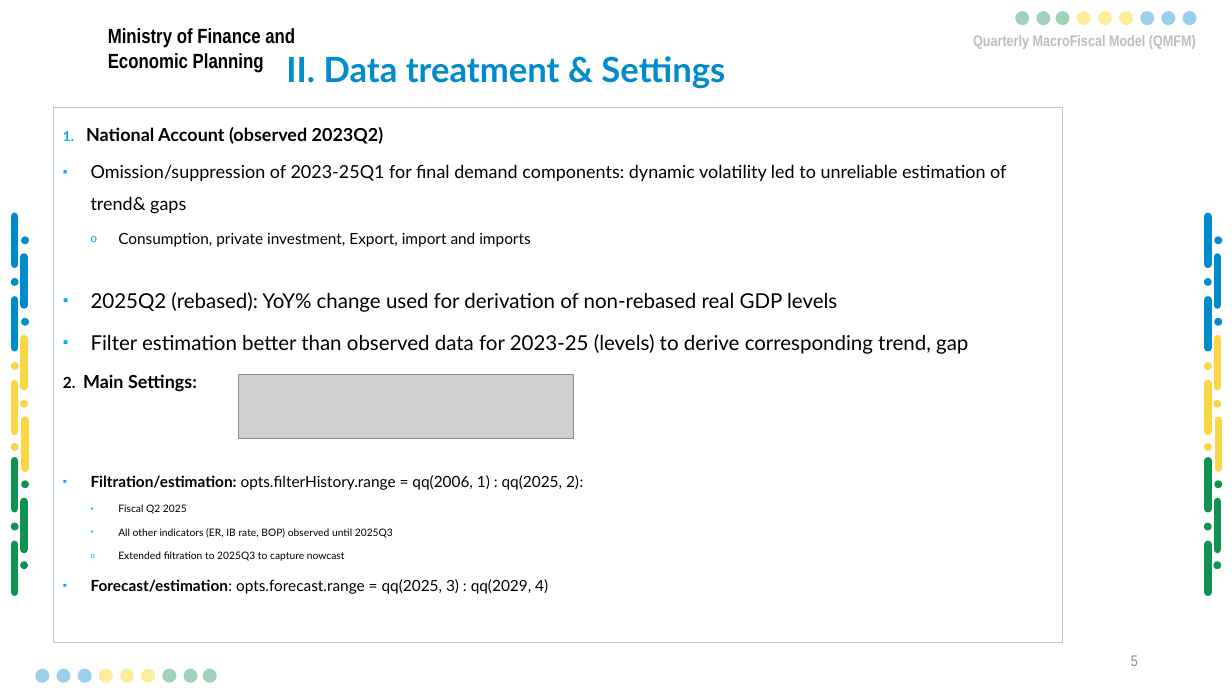
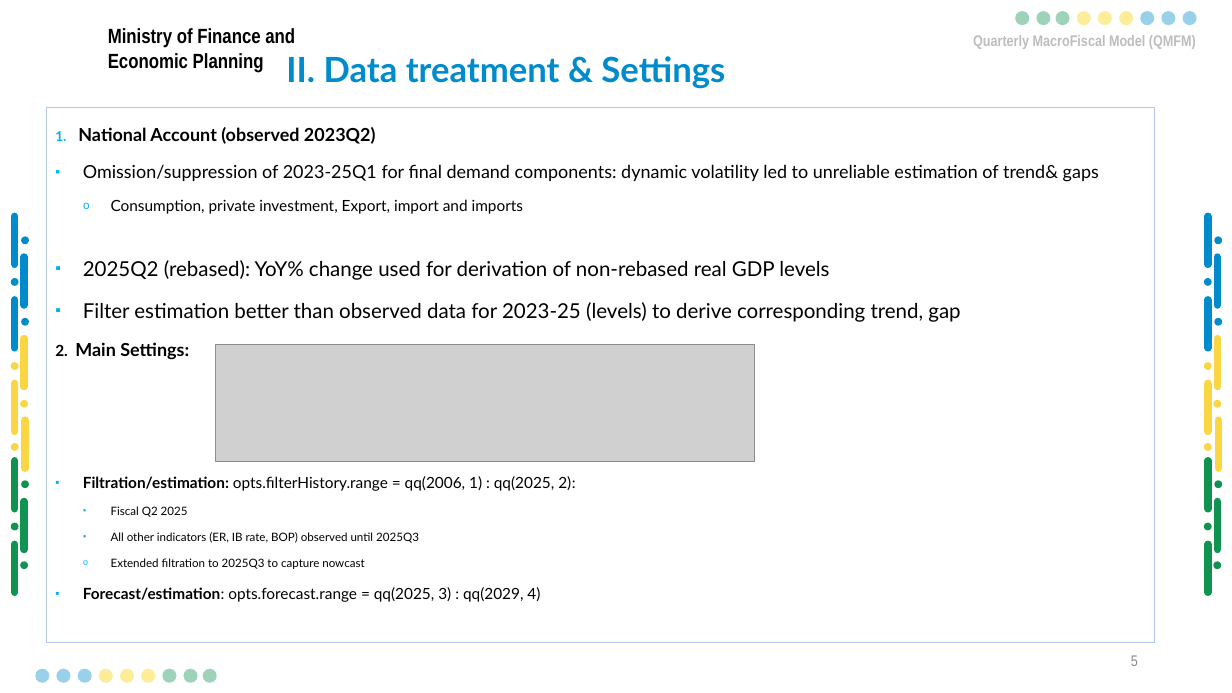
Before and after one commit to Karenzo2150/QMFM, a slide deck: slide 6 of docs/Presentations & BriefNotes/2025/September-round/QMFM Sept 2024 round Summary Outlook Presentation-LK March2ak-EvMRev - Copy.pptx. Drawn at 1232x693 pixels with LibreOffice and Linux fonts; fonts in the diff are those of the drawing; grey boxes stand for pictures; background and template pictures are left out. Boxes give left, top, right and bottom in pixels: in the first picture for what was removed or moved away, otherwise in the second. Text is boxed around its words. In the diff, an @@ line names an element or a change of style, - is before the commit and + after.

```diff
--- a/docs/Presentations & BriefNotes/2025/September-round/QMFM Sept 2024 round Summary Outlook Presentation-LK March2ak-EvMRev - Copy.pptx
+++ b/docs/Presentations & BriefNotes/2025/September-round/QMFM Sept 2024 round Summary Outlook Presentation-LK March2ak-EvMRev - Copy.pptx
@@ rectangle "National Account (observed 2023Q2)" resized from (x1=54, y1=108, x2=1063, y2=642) to (x1=46, y1=108, x2=1155, y2=642) @@
@@ picture resized from (x1=238, y1=374, x2=574, y2=439) to (x1=215, y1=345, x2=754, y2=462) @@
@@ text in rectangle at (x1=111, y1=506, x2=419, y2=569): size 8 to 9 pt in "Fiscal Q2 2025", "All other indicators (ER, IB rate, BOP) ...", "Extended filtration to 2025Q3 to capture nowcast" @@
```
Also in this commit, not shown: 7 other slides changed, 1 slide added, 18 slides removed, 1 other file.
